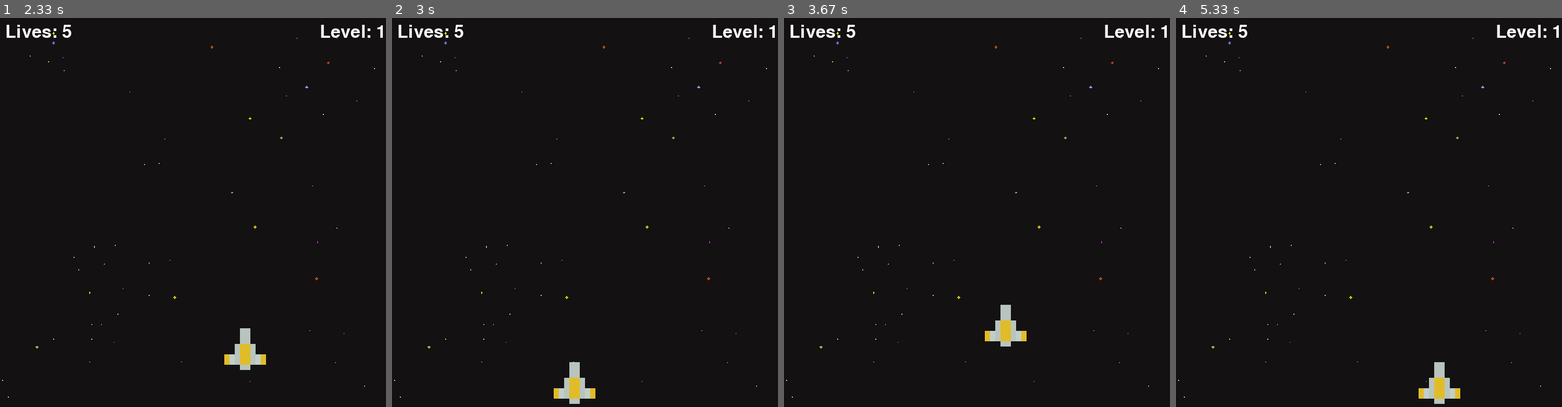
Above: before the commit, frames 1-4 (left to right).
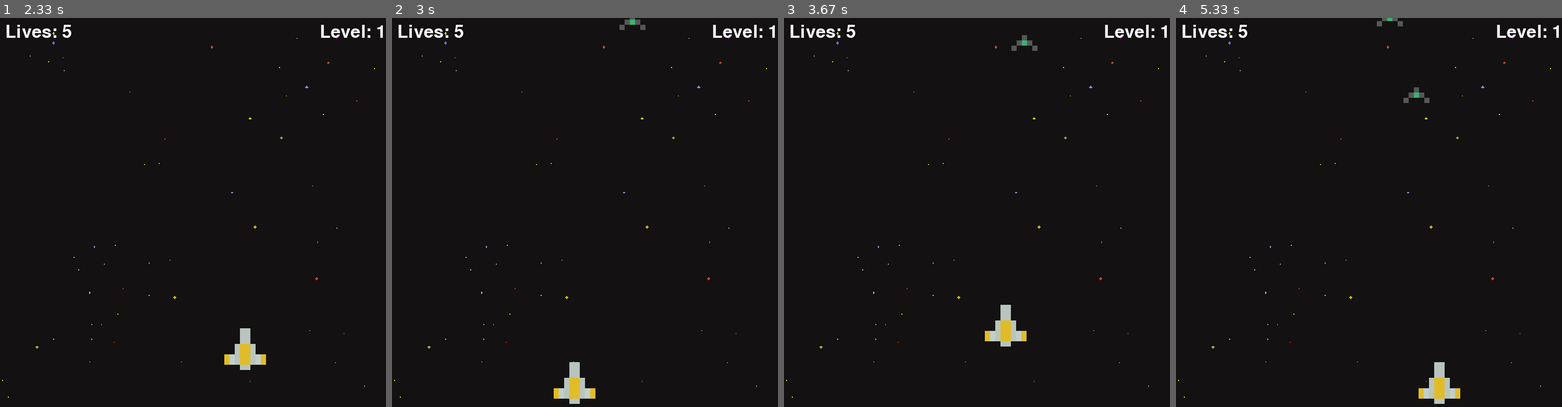
Above: after the commit, the same moments.

Repository: Harsh-2909/Space-Shooter-Pygame
Game: pygame game, started from main.py
Same seed, same stepped clock (60 frames per second), same inputs: the game is played once before the commit and once after it.
Inputs:
- Up to frame 1 (2.33 s): hold Right 0.33-0.8 s; hold Up 0.83-1.13 s; hold Right 1.17-1.63 s; hold Left 1.67-2.2 s; hold Down from 2.23 s (still down)
- Up to frame 2 (3 s): release Down at 2.53 s; hold Left 2.57-2.97 s
- Up to frame 3 (3.67 s): hold Up 3-3.37 s; hold Right from 3.4 s (still down)
- Up to frame 4 (5.33 s): release Right at 4.03 s; hold Down 4.07-4.43 s; hold Left 4.47-4.93 s; hold Right from 4.97 s (still down)

Frame 1 is identical in both runs. In frame 2, 0.1% of the frame differs, in the area x 58-66%, y 0-4%; in frame 3, 0.1%; in frame 4, 0.2%, in the area x 52-66%, y 0-22%.

Commit message:
Added Enemy spawning and losing condition

Diff:
--- a/main.py
+++ b/main.py
@@ -74,11 +74,16 @@
 
 def main():
     run = True
+    lost = False
+    lost_count = 0
     FPS = 60
     score = 0
-    level = 1
+    level = 0
     lives = 5
     PLAYER_VEL = 5
+    ENEMY_VEL = 1
+    enemies = []
+    wave_length = 0
     main_font = pygame.font.SysFont("comicsans", size= 50)
     player = Player(300, 650)
 
@@ -96,14 +101,39 @@
         WIN.blit(level_label, (WIDTH - level_label.get_width() - 10, 10))
 
         # SHIP DRAWING
+        for enemy in enemies:
+            enemy.draw(WIN)
+
         player.draw(WIN)
+
+        # IF WE LOSE
+        if lost:
+            lost_label = main_font.render("YOU LOST!", 1, (255,255,255))
+            WIN.blit(lost_label, ((WIDTH-lost_label.get_width())//2, (HEIGHT-lost_label.get_height())//2))
 
         # UPDATING THE DISPLAY
         pygame.display.update()
 
     while run:
         clock.tick(FPS)
-        redraw_window()
+        redraw_window() # UPDATING DISPLAY
+
+        if lives <= 0 or player.health <= 0:
+            lost = True
+            lost_count += 1
+        if lost:
+            if lost_count > FPS*3:
+                run = False
+            else:
+                continue
+
+        # ADDING ENEMIES IN THE LIST AND SPAWNING THEM
+        if len(enemies) == 0:
+            level += 1
+            wave_length += 5
+            for _ in range(wave_length):
+                enemy = Enemy(random.randrange(50, WIDTH-100), random.randrange(-1000, -100), random.choice(["red", "green", "blue"]))
+                enemies.append(enemy)
 
         for event in pygame.event.get():
             if event.type == pygame.QUIT:
@@ -118,4 +148,11 @@
             player.y -= PLAYER_VEL
         if (keys[pygame.K_s] or keys[pygame.K_DOWN]) and player.y + PLAYER_VEL + player.get_height() < HEIGHT: # down
             player.y += PLAYER_VEL
+
+        for enemy in enemies[:]:
+            enemy.move(ENEMY_VEL)
+            if enemy.y + enemy.get_height() > HEIGHT:
+                lives -= 1
+                enemies.remove(enemy)
+
 main()
